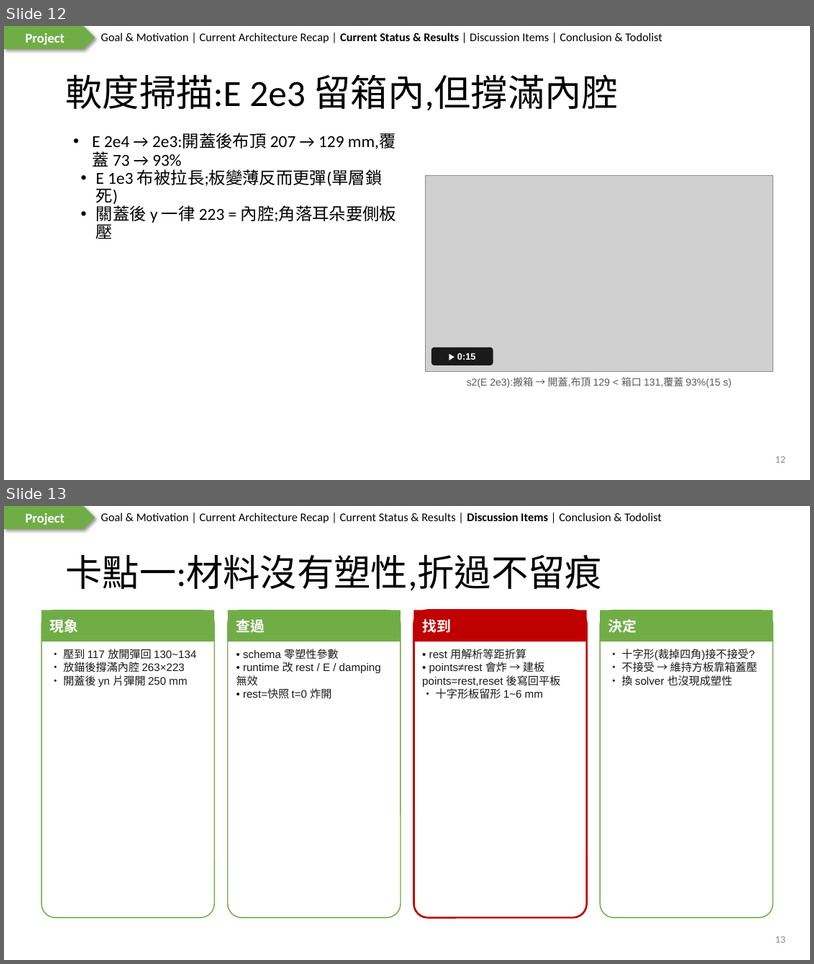
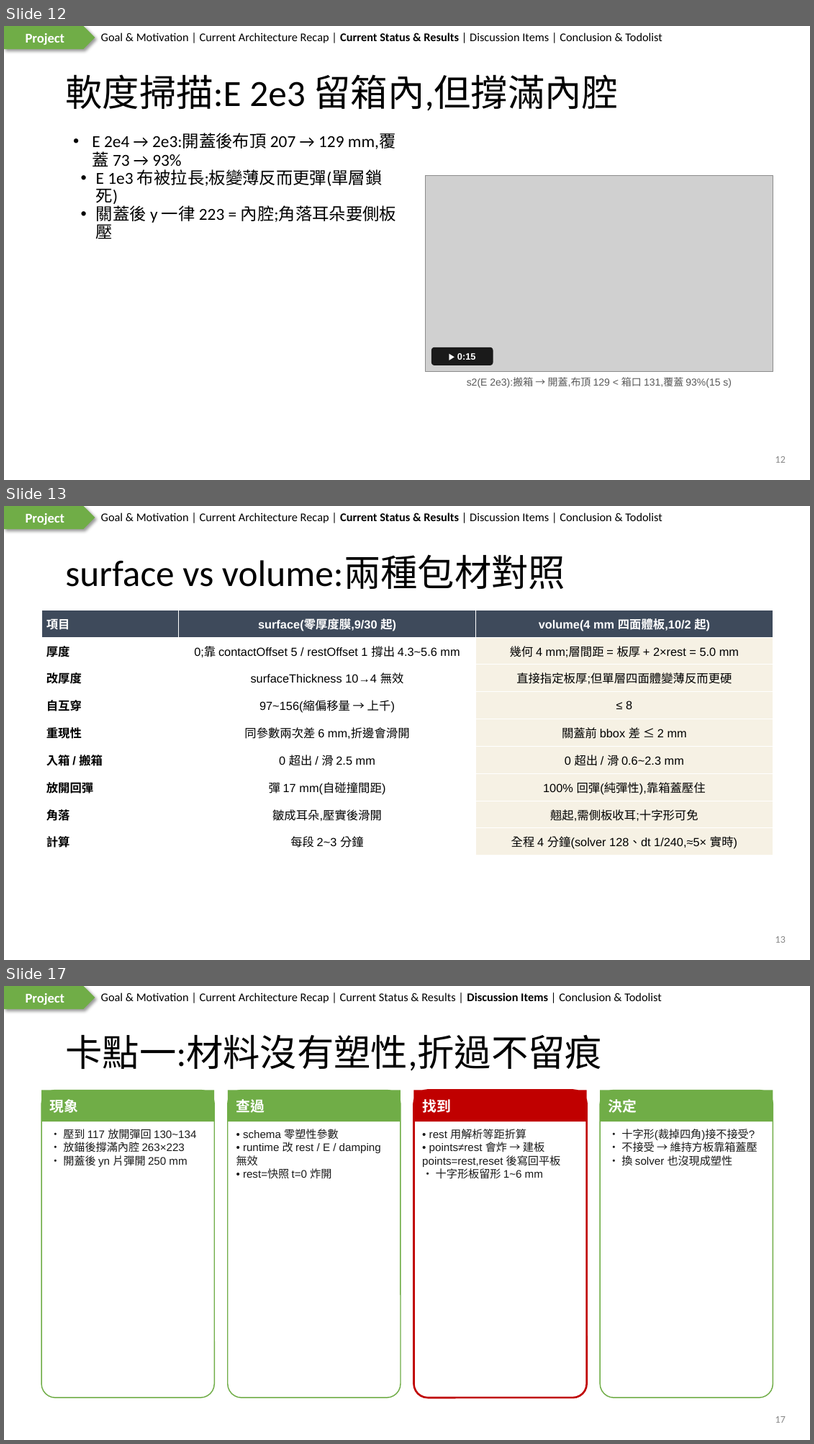
Before and after one commit to wyattsheu/sim-forge, a slide deck: sims/fr3_bubblewrap_pack_20261007/deck/2026-10-07-Report.pptx. Shown one above the other, each under a label of ours: slides 12 and 13 before the commit, slides 12, 13 and 17 after it; the slides between them are not shown. The pictures are 814x964 and 814x1444 pixels, drawn with LibreOffice and Linux fonts; fonts in the diff are those of the drawing; grey boxes stand for pictures. Boxes give left, top, right and bottom in pixels: in the first picture for what was removed or moved away, otherwise in the second. Text is boxed around its words. In the diff, an @@ line names an element or a change of style, - is before the commit and + after.

Commit message:
deck: add surface-vs-volume comparison, thickness pitfalls, surface graspability, recommendation (24 slides)

```diff
--- a/sims/fr3_bubblewrap_pack_20261007/deck/2026-10-07-Report.pptx
+++ b/sims/fr3_bubblewrap_pack_20261007/deck/2026-10-07-Report.pptx
@@ slide 13 added at [4, 506, 810, 960], background #FFFFFF; not listed: 3 template elements that a slide beside it also shows @@
@@ title added at [65, 555, 566, 590], 44 pt, text #000000 @@
+surface vs volume:兩種包材對照
@@ table added at [41, 610, 774, 855], 9 rows, 3 columns @@
+項目 | surface(零厚度膜,9/30 起) | volume(4 mm 四面體板,10/2 起)
+厚度 | 0;靠 contactOffset 5 / restOffset 1 撐出 4.3~5.6 mm | 幾何 4 mm;層間距 = 板厚 + 2×rest = 5.0 mm
+改厚度 | surfaceThickness 10→4 無效 | 直接指定板厚;但單層四面體變薄反而更硬
+自互穿 | 97~156(縮偏移量 → 上千) | ≤ 8
+重現性 | 同參數兩次差 6 mm,折邊會滑開 | 關蓋前 bbox 差 ≤ 2 mm
+入箱 / 搬箱 | 0 超出 / 滑 2.5 mm | 0 超出 / 滑 0.6~2.3 mm
+放開回彈 | 彈 17 mm(自碰撞間距) | 100% 回彈(純彈性),靠箱蓋壓住
+角落 | 皺成耳朵,壓實後滑開 | 翹起,需側板收耳;十字形可免
+計算 | 每段 2~3 分鐘 | 全程 4 分鐘(solver 128、dt 1/240,≈5× 實時)
@@ page number added at [776, 936, 786, 942], 12 pt, text #888888 @@
+13
@@ what was slide 13 is now slide 17 @@
@@ page number at [776, 1416, 786, 1422]: text changed @@
-13
+17
```
Also in this commit, not shown: 1 slide changed, 3 other slides added, 3 other files.
